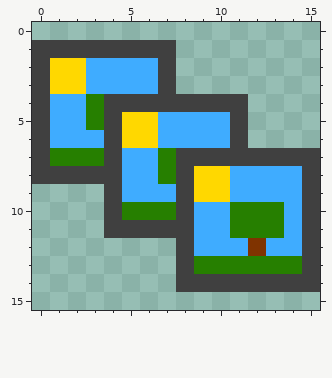
Two states of a pixel-art sprite, SimpleVideoEditor/Resources/ExportRange.png. The picture above was drawn from the file before the commit.
The file is 16x16 pixels.
The same view after the edit:
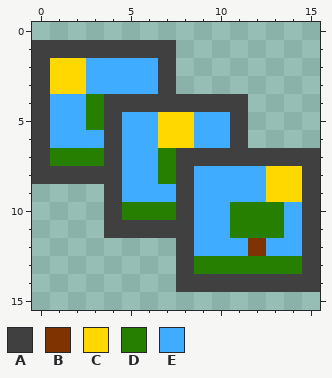
Palette (. is transparent): A #404040  B #7f3300  C #ffd800  D #267f00  E #3facff
From old to new:
Changed rows in their new state; - is an unchanged pixel.
first column x 5:
 5 EECC------
 6 EECC------
 8 ----EE--CC
 9 ----EE--CC
Changed places in both pictures, as pixel boxes (x1, y1, x2, y2):
changed: (122, 112, 302, 202)
